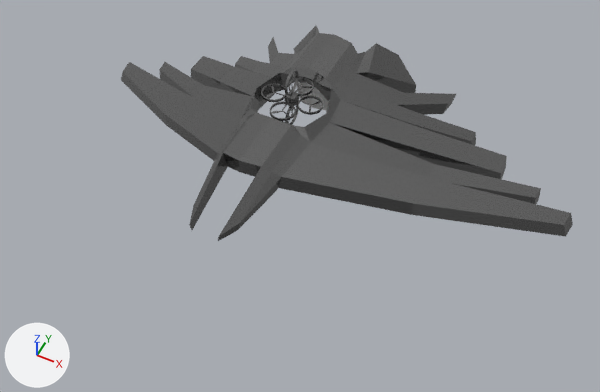
What one commit did to the glTF model client/src/assets/models/pirate2.1.glb.
Camera for both pictures: a 50 mm camera at (8.9, -17.2, 18.08) aimed at (0.83, -1.06, -2.1). Lighting does not change. The marker at lower left points along +X, +Y and +Z.

In view in the first picture: 'Pirate Ship Body', 'Prop', 'Prop.001', 'Prop.002', 'Prop.003', 'Prop.004', 'Propellor center'.
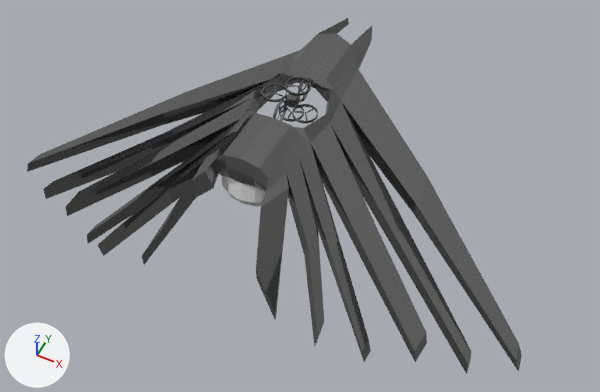
Where the change shows, as pixel boxes [x1, y1, x2, y2] in the pictures (600 x 392 px):
'Pirate Ship Body', turned
    before: [121, 26, 573, 241]
    after: [27, 18, 522, 374]
'Prop.003', turned, moved
    before: [261, 84, 286, 102]
    after: [292, 104, 318, 123]
'Prop.002', turned, moved
    before: [298, 96, 323, 115]
    after: [262, 83, 287, 102]
'Prop.001', turned, moved
    before: [288, 78, 314, 96]
    after: [285, 77, 311, 96]
'Prop.005', turned, moved
    before: [285, 70, 299, 96]
    after: [298, 77, 311, 102]
'Prop', turned, moved
    before: [270, 101, 296, 121]
    after: [279, 104, 304, 122]
'Prop.004', turned, moved
    before: [285, 104, 299, 125]
    after: [273, 100, 287, 121]
'Propellor center', turned, moved
    before: [284, 91, 299, 106]
    after: [285, 94, 300, 108]

What the commit changed:
Object 'Pirate Ship Body' (ob_pirate_ship_body) turns from (0, 0, 0) to (0, 0, -180) degrees about x, y and z.
Object 'Propellor center' (ob_propellor_center) moves from (0.0, 0.0438, 3.314) to (-0.0437, 0.000939, 3.314).
Object 'Prop' (ob_prop) moves from (0.0, -2.673, 0.0) to (0.455, -0.544, -2.785).
Object 'Prop.001' (ob_prop_001) moves from (0.0, 2.697, 0.0) to (-0.615, -0.44, 2.301).
Object 'Prop.002' (ob_prop_002) moves from (2.715, 0.0, 0.0) to (2.699, -0.0569, 0.193).
Object 'Prop.003' (ob_prop_003) moves from (-2.675, 0.0, 0.0) to (-2.453, 1.211, -0.393).
Object 'Prop.004' (ob_prop_004) moves from (0.0, -0.0173, -2.698) to (0.407, 2.787, -0.101).
